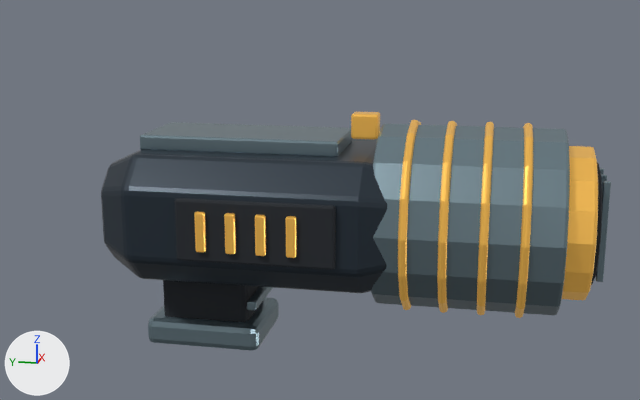
An edit to the glTF model lottominded-ultra.io/games/gothtechnology2/store/public/arcade/swoop-detroit/exports/polish/royale-equipment/bass.glb, drawn before and after from the same camera.
Both versions are drawn from a 50 mm camera at (-1.075, -0.359, 0.281) aimed at (-0.043, -0.152, 0.023). The lights are fixed; the arrows at lower left show +X, +Y and +Z. The first picture is the older version. Where no turn or scale is listed for an object, it has been applied to the vertices. Vertices at exactly the same position are counted once.

Objects in the first picture: 'PRP_bass_Skin_Brushed_Titanium', 'PRP_bass_Skin_Grip_Rubber', 'bass_recoil_Skin_Bass_Brass', 'bass_recoil_Skin_Brushed_Titanium', 'bass_recoil_Skin_Carbon_Ceramic', 'bass_recoil_Skin_Grip_Rubber'.
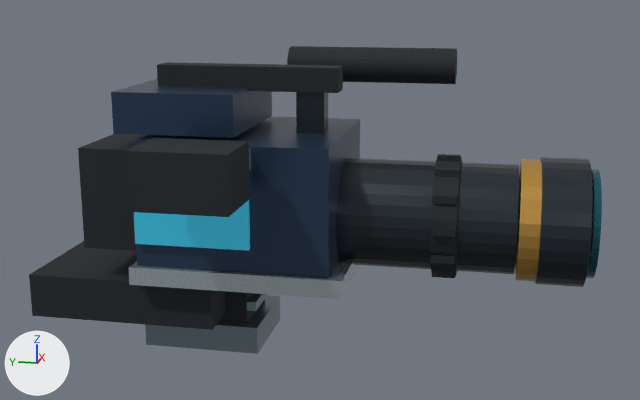
What differs and where, as boxes (x1, y1, x2, y2) in the pictures (640 x 400 px):
'bass_audio_control_0', added: after (29, 46, 602, 330)
    faces in mat_cinema_rubber (black #161d22): (29, 46, 462, 330)
    faces in mat_cinema_broadcast_navy (dark blue #2c4059): (111, 79, 360, 277)
    faces in mat_cinema_graphite (dark blue #2a3239): (296, 92, 592, 287)
    faces in mat_cinema_titanium (pale blue #bfcdd4): (129, 149, 359, 299)
    faces in mat_cinema_monitor_blue (cyan #2789a2, glowing cyan #1f7489): (134, 200, 250, 251)
'bass_recoil_Skin_Brushed_Titanium', deleted: before (140, 122, 611, 315)
'bass_recoil_Skin_Carbon_Ceramic', deleted: before (101, 138, 387, 293)
'bass_recoil_Skin_Bass_Brass', deleted: before (194, 112, 598, 318)
'bass_recoil_Skin_Grip_Rubber', deleted (black): before (174, 163, 602, 285)
'PRP_bass_Skin_Brushed_Titanium', reshaped, moved: before (148, 287, 279, 350); after (145, 291, 280, 354)
'PRP_bass_Skin_Grip_Rubber', deleted (black): before (163, 280, 263, 322)
part 1 of me_prp_bass_skin_brushed_titanium, added: after (145, 295, 280, 354)
part 2 of me_prp_bass_skin_brushed_titanium, deleted: before (247, 287, 273, 311)
part 3 of me_prp_bass_skin_brushed_titanium, deleted: before (148, 297, 279, 350)

The change, as a list of edits to the scene's bpy script:
```text
Change me_prp_bass_skin_brushed_titanium:
    remove me_prp_bass_skin_brushed_titanium.from_pydata(...)  # 224 vertices, 432 faces; spans x -0.06..0.06, y -0.075..0.075, z -0.177..-0.044
    add me_prp_bass_skin_brushed_titanium.from_pydata(...)  # 40 vertices, 60 faces; spans x -0.06..0.06, y -0.075..0.075, z -0.102..0.1
    me_prp_bass_skin_brushed_titanium part 1: a new loose piece, a box spanning x -0.06..0.06, y -0.075..0.075, z -0.102..-0.067, in mat_skin_brushed_titanium (greyish blue #7c9099)
    me_prp_bass_skin_brushed_titanium part 2: the loose piece of 56 vertices spanning x -0.05..0.05, y -0.071..-0.059, z -0.124..-0.112 is deleted
    me_prp_bass_skin_brushed_titanium part 3: the loose piece of 56 vertices spanning x -0.06..0.06, y -0.075..0.075, z -0.177..-0.142 is deleted
    other edits to the shape of me_prp_bass_skin_brushed_titanium do not show in these pictures
    add me_prp_bass_skin_brushed_titanium.materials.append(mat_skin_grip_rubber)  # black #1b2128
Remove ob_bass_recoil_skin_bass_brass:
    ob_bass_recoil_skin_bass_brass = bpy.data.objects.new('bass_recoil_Skin_Bass_Brass', me_bass_recoil_skin_bass_brass)
Remove ob_bass_recoil_skin_brushed_titanium:
    ob_bass_recoil_skin_brushed_titanium = bpy.data.objects.new('bass_recoil_Skin_Brushed_Titanium', me_bass_recoil_skin_brushed_titanium)
Remove ob_bass_recoil_skin_carbon_ceramic:
    ob_bass_recoil_skin_carbon_ceramic = bpy.data.objects.new('bass_recoil_Skin_Carbon_Ceramic', me_bass_recoil_skin_carbon_ceramic)
Remove ob_bass_recoil_skin_grip_rubber:
    ob_bass_recoil_skin_grip_rubber = bpy.data.objects.new('bass_recoil_Skin_Grip_Rubber', me_bass_recoil_skin_grip_rubber)
Change ob_prp_bass_skin_brushed_titanium:
    ob_prp_bass_skin_brushed_titanium.location: (0.0, 0.0, 0.0) -> (0.0, 0.0, -0.075)
Remove ob_prp_bass_skin_grip_rubber:
    ob_prp_bass_skin_grip_rubber = bpy.data.objects.new('PRP_bass_Skin_Grip_Rubber', me_prp_bass_skin_grip_rubber)
Add ob_bass_audio_control_0:
    ob_bass_audio_control_0 = bpy.data.objects.new('bass_audio_control_0', me_cube_151)  # 672 vertices, 1204 faces; spans x -0.348..0.005, y -0.376..0.315, z -0.157..0.173; in mat_cinema_bass_brass (orange #cb9b4d), mat_cinema_broadcast_navy (dark blue #2c4059), mat_cinema_rubber (black #161d22), mat_cinema_titanium (pale blue #bfcdd4), mat_cinema_graphite (dark blue #2a3239), mat_cinema_lens_coating (dark cyan #246576), mat_cinema_record_led (red #ed272c, glowing red #ff2a30), mat_cinema_monitor_blue (cyan #2789a2, glowing cyan #1f7489)
    ob_bass_audio_control_0.location = (0.118, -0.1042, 0.025)
```
